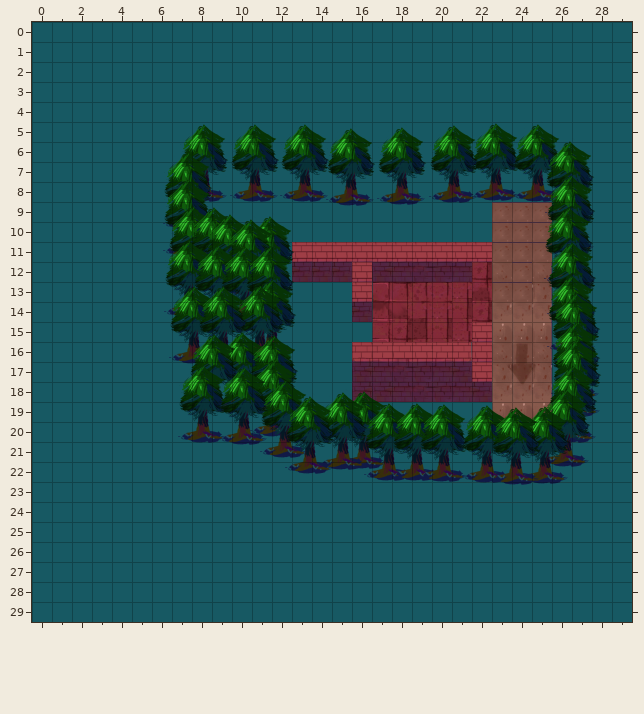
Tiled map -- assets/maps/medium4.tmx. The first picture shows the starting point.
Cells are 128x128 px. Shown: x 0..29, y 0..29.
The same view after the edit:
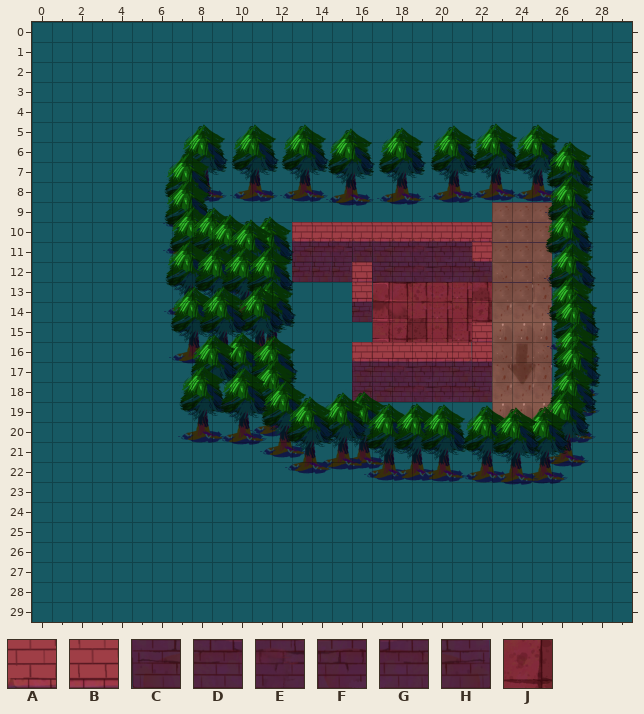
Key: from "walls-1": A 7, B 10; from "walls-2": C 22, D 23, E 24, F 25, G 26, H 27, J 151.
_ is an empty cell, # one hidden under a higher layer.
Difference:
Layer "ground":
y 11: x 13..22 BBBBBBBBBB -> CDECCDEFG#
y 12: x 22 J -> H
Layer "wall-tiles":
y 10: x 13..22 __________ -> AAAAAAAAAA
y 11: x 22 _ -> A
y 17: x 22 _ -> D
Where, in picture pixels (left, top, right, bottom), the same in both pictures:
changed: (292, 222, 492, 282)
added: (472, 362, 492, 382)
